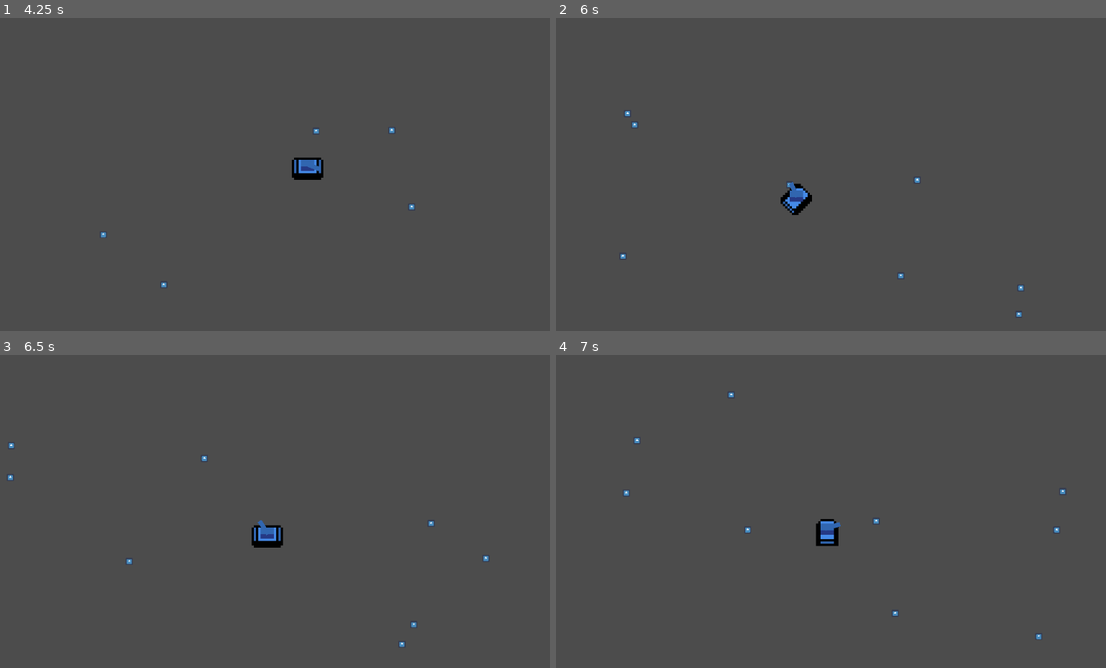
Above: before the commit, frames 1-4 (two rows, left to right).
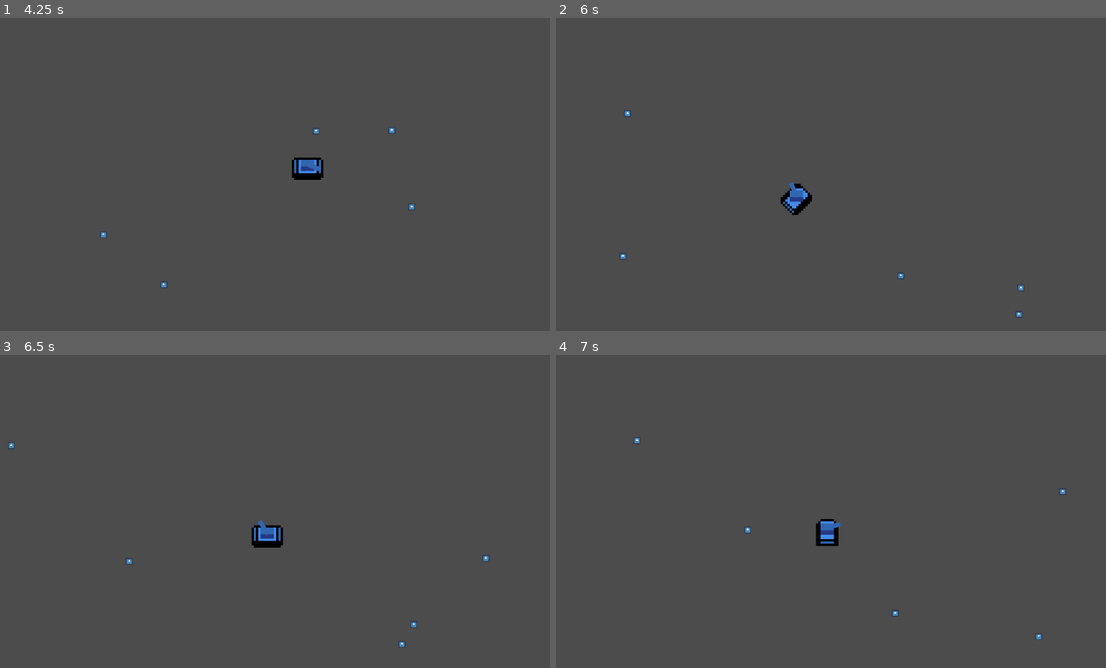
Above: after the commit, the same moments.

Repository: jpcerrone/TanksGodot
Game: Godot game, scene res://Main.tscn
Same seed, same stepped clock (60 frames per second), same inputs: the game is played once before the commit and once after it. The engine's default icon, where the game draws it, is replaced by a stand-in: a white triangle on a blue panel in a dark square.
Inputs (mouse positions are in pixels of both pictures, inside the frame that each line leads up to):
- Up to frame 1 (4.25 s): tap Enter at 0.5 s; move the mouse to (401, 158) at 0.52 s; hold D (move_right) 0.53-1.28 s; click (401, 158) at 0.6 s; move the mouse to (159, 190) at 1.27 s; hold S (move_down) 1.28-2.03 s; click (159, 190) at 1.35 s; move the mouse to (335, 102) at 2.02 s; hold D (move_right) 2.03-2.78 s; click (335, 102) at 2.1 s; move the mouse to (247, 243) at 2.77 s; hold W (move_up) 2.78-3.53 s; click (247, 243) at 2.85 s; move the mouse to (451, 224) at 3.52 s; hold A (move_left) from 3.53 s (still down); click (451, 224) at 3.6 s
- Up to frame 2 (6 s): move the mouse to (660, 124) at 4.27 s; click (660, 124) at 4.35 s; move the mouse to (864, 174) at 5.02 s; release A (move_left) at 5.03 s; hold S (move_down) 5.03-5.78 s; click (864, 174) at 5.1 s; move the mouse to (748, 89) at 5.77 s; hold D (move_right) from 5.78 s (still down); click (748, 89) at 5.85 s
- Up to frame 3 (6.5 s): keep holding D (move_right)
- Up to frame 4 (7 s): move the mouse to (957, 495) at 6.52 s; release D (move_right) at 6.53 s; hold W (move_up) from 6.53 s (still down); click (957, 495) at 6.6 s

Frame 1 is identical in both runs. In frame 2, less than 0.1% of the frame differs, in the area x 13-67%, y 33-55%; in frame 3, less than 0.1%; in frame 4, less than 0.1%, in the area x 12-92%, y 11-57%.

Commit message:
added maximum of 5 simultaneous bullets

Diff:
--- a/Bullet.gd
+++ b/Bullet.gd
@@ -21,4 +21,5 @@
 		velocity = velocity.bounce(collision.normal)
 		currentRebounds += 1;
 		if (currentRebounds > maxRebounds):
+			Global.currentBullets -= 1
 			queue_free()
--- /dev/null
+++ b/Global.gd
@@ -0,0 +1,3 @@
+extends Node
+
+var currentBullets
--- /dev/null
+++ b/Main.gd
@@ -0,0 +1,14 @@
+extends Node2D
+
+const maxBullets = 5
+
+# Called when the node enters the scene tree for the first time.
+func _ready():
+	Global.currentBullets = 0
+
+
+# Called every frame. 'delta' is the elapsed time since the previous frame.
+func _process(delta):
+	if (Global.currentBullets < maxBullets) && Input.is_action_just_pressed("shoot"):
+		$PlayerTank.shoot()
+		Global.currentBullets += 1
--- a/Main.tscn
+++ b/Main.tscn
@@ -1,9 +1,10 @@
-[gd_scene load_steps=12 format=2]
+[gd_scene load_steps=13 format=2]
 
 [ext_resource path="res://tanks.png" type="Texture" id=1]
 [ext_resource path="res://Player.gd" type="Script" id=2]
 [ext_resource path="res://cannon.png" type="Texture" id=3]
 [ext_resource path="res://icon.png" type="Texture" id=4]
+[ext_resource path="res://Main.gd" type="Script" id=5]
 
 [sub_resource type="AtlasTexture" id=1]
 atlas = ExtResource( 1 )
@@ -51,12 +52,13 @@
 extents = Vector2( 11.5125, 301.555 )
 
 [node name="Main" type="Node2D"]
+script = ExtResource( 5 )
 
-[node name="Tank" type="KinematicBody2D" parent="."]
+[node name="PlayerTank" type="KinematicBody2D" parent="."]
 position = Vector2( 504.605, 286.77 )
 script = ExtResource( 2 )
 
-[node name="Sprite" type="AnimatedSprite" parent="Tank"]
+[node name="Sprite" type="AnimatedSprite" parent="PlayerTank"]
 scale = Vector2( 4, 4 )
 frames = SubResource( 5 )
 animation = "diagonal_down"
@@ -64,9 +66,9 @@
 "_edit_lock_": true
 }
 
-[node name="CollisionShape2D" type="CollisionShape2D" parent="Tank"]
+[node name="CollisionShape2D" type="CollisionShape2D" parent="PlayerTank"]
 
-[node name="Cannon" type="Sprite" parent="Tank"]
+[node name="Cannon" type="Sprite" parent="PlayerTank"]
 position = Vector2( 0, -8 )
 scale = Vector2( 4, 4 )
 z_index = 1
--- a/Player.gd
+++ b/Player.gd
@@ -111,12 +111,13 @@
 	#$Cannon.look_at(get_global_mouse_position())
 
 	#print_debug($Cannon.rotation)
-	var bullet
 
-	if Input.is_action_just_pressed("shoot"):
-		bullet = Bullet.instance()
-		bullet.setup(position, (get_global_mouse_position() - position).normalized())
-		get_node("/root/Main").add_child(bullet)
 	tankRotation += rotation_dir * rotDelta
 	velocity = velocity.normalized() * speed
 	velocity = move_and_slide(velocity)
+
+func shoot():
+	var bullet
+	bullet = Bullet.instance()
+	bullet.setup(position, (get_global_mouse_position() - position).normalized())
+	get_node("/root/Main").add_child(bullet)
--- a/project.godot
+++ b/project.godot
@@ -13,6 +13,10 @@
 config/name="Tanks"
 run/main_scene="res://Main.tscn"
 config/icon="res://icon.png"
+
+[autoload]
+
+Global="*res://Global.gd"
 
 [input]
 
